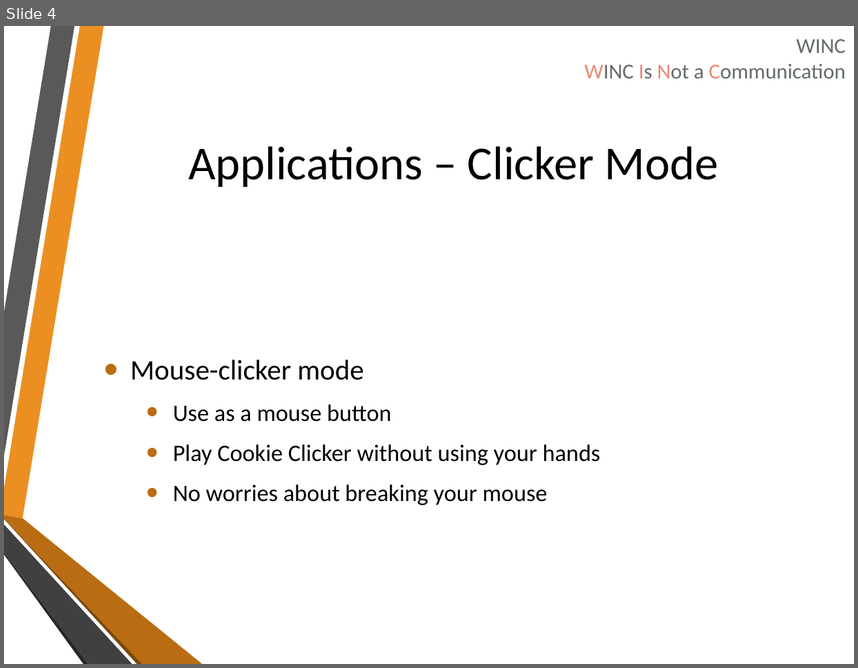
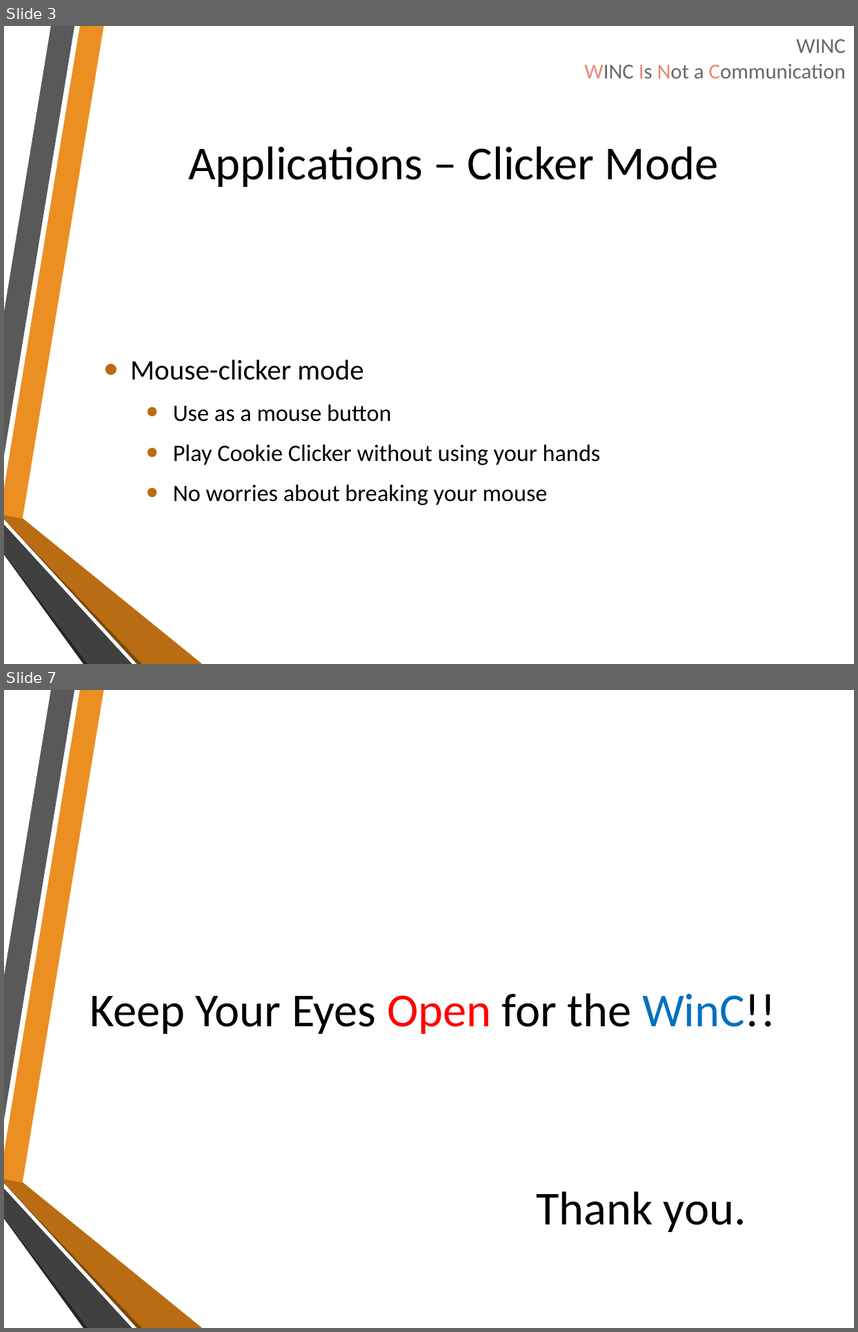
Before and after one commit to onishy/Oshiriai, a slide deck: Presentation/winkie（仮称）.pptx. Shown one above the other, each under a label of ours: slide 4 before the commit, slides 3 and 7 after it; the slides between them are not shown. The pictures are 858x668 and 858x1332 pixels, drawn with LibreOffice and Linux fonts; fonts in the diff are those of the drawing; background and template pictures are left out. Boxes give left, top, right and bottom in pixels: in the first picture for what was removed or moved away, otherwise in the second. Text is boxed around its words. In the diff, an @@ line names an element or a change of style, - is before the commit and + after.

```diff
--- a/Presentation/winkie（仮称）.pptx
+++ b/Presentation/winkie（仮称）.pptx
@@ slide 7 added at bbox=[4, 690, 854, 1328], background picture (left out); not listed: 6 template elements that a slide beside it also shows @@
@@ title added at bbox=[90, 993, 775, 1034], 40 pt, text #000000 @@
+Keep Your Eyes Open for the WinC!!
@@ text added at bbox=[537, 1191, 746, 1232], 40 pt, text #000000 @@
+Thank you.
@@ what was slide 4 is now slide 3 @@
```
Also in this commit, not shown: 4 slides changed.
